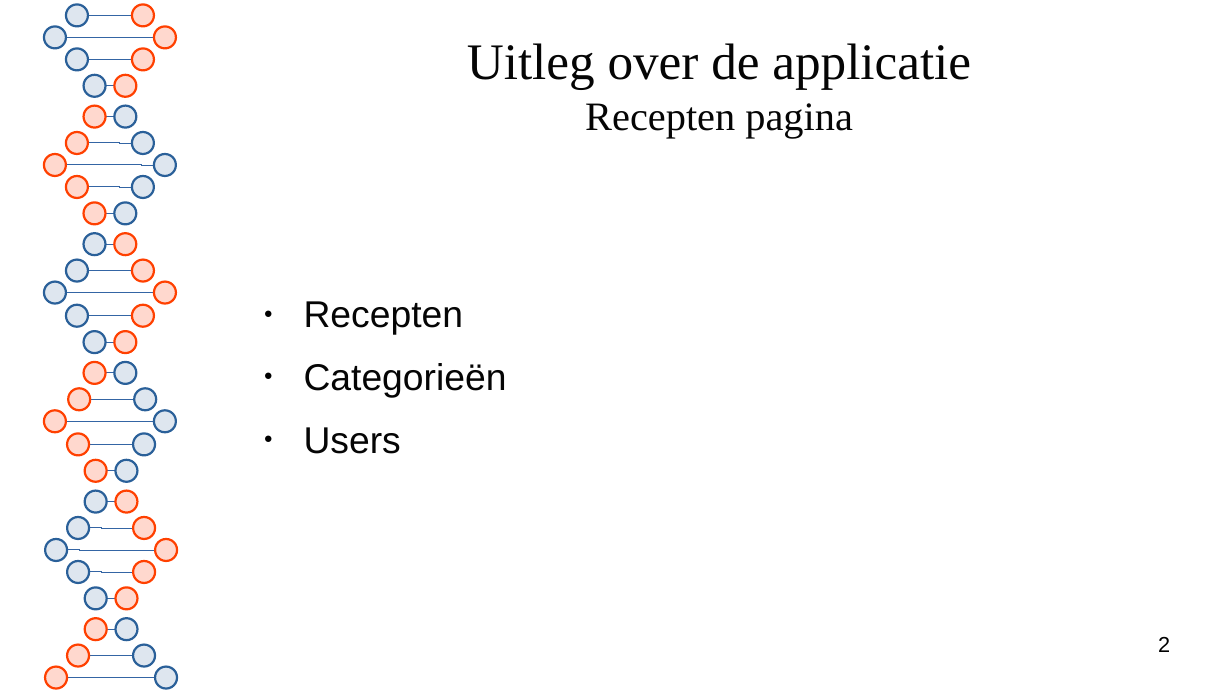
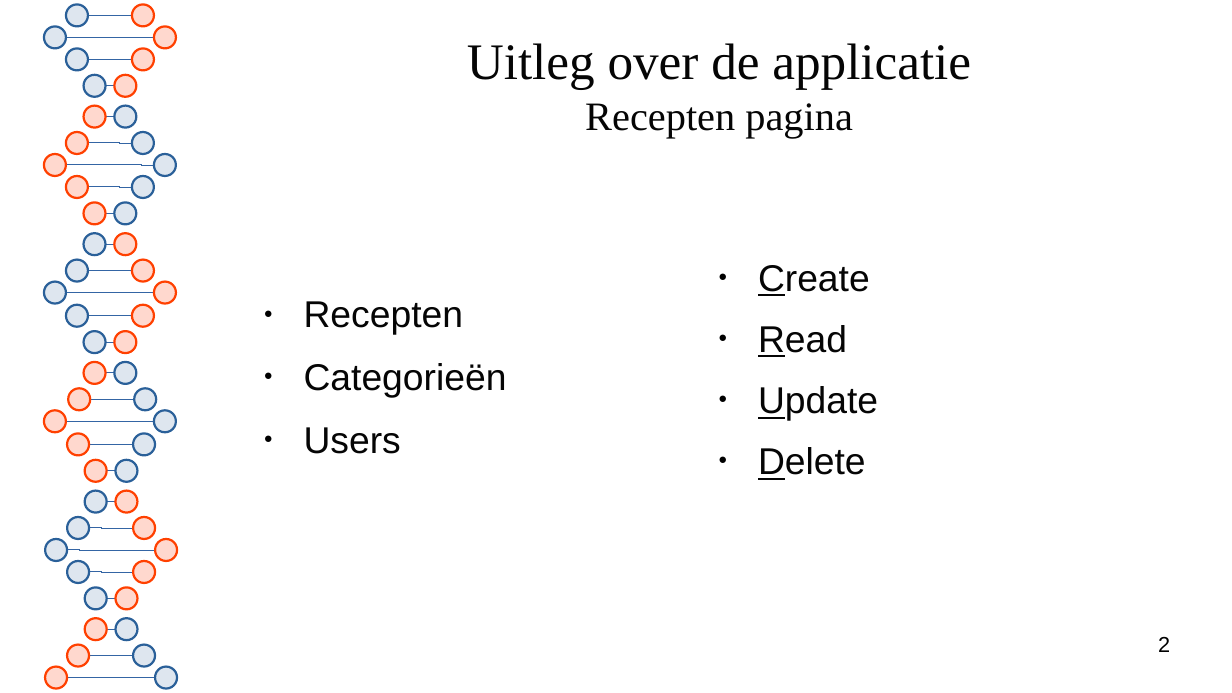
Before and after one commit to TheRealSpectrum/dna-recipe-book, a slide deck: slide 2 of Docs/demo-presentation.odp. Drawn at 1232x693 pixels with LibreOffice and Linux fonts; fonts in the diff are those of the drawing. Boxes give left, top, right and bottom in pixels: in the first picture for what was removed or moved away, otherwise in the second. Text is boxed around its words. In the diff, an @@ line names an element or a change of style, - is before the commit and + after.

Commit message:
Add CRUD to presentation

```diff
--- a/Docs/demo-presentation.odp
+++ b/Docs/demo-presentation.odp
@@ text added at box(758, 265, 878, 480), 24 pt, text #050505 @@
+● Create
+● Read
+● Update
+● Delete
```
Also in this commit, not shown: 1 other file.
